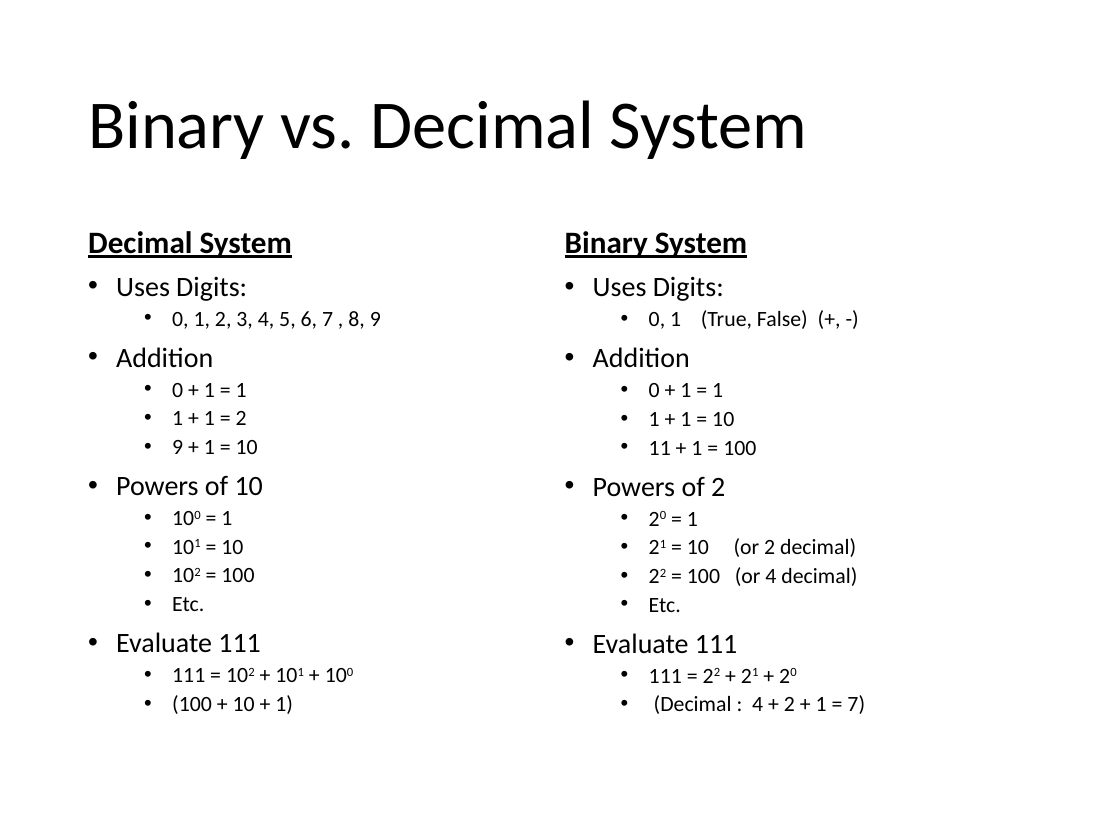
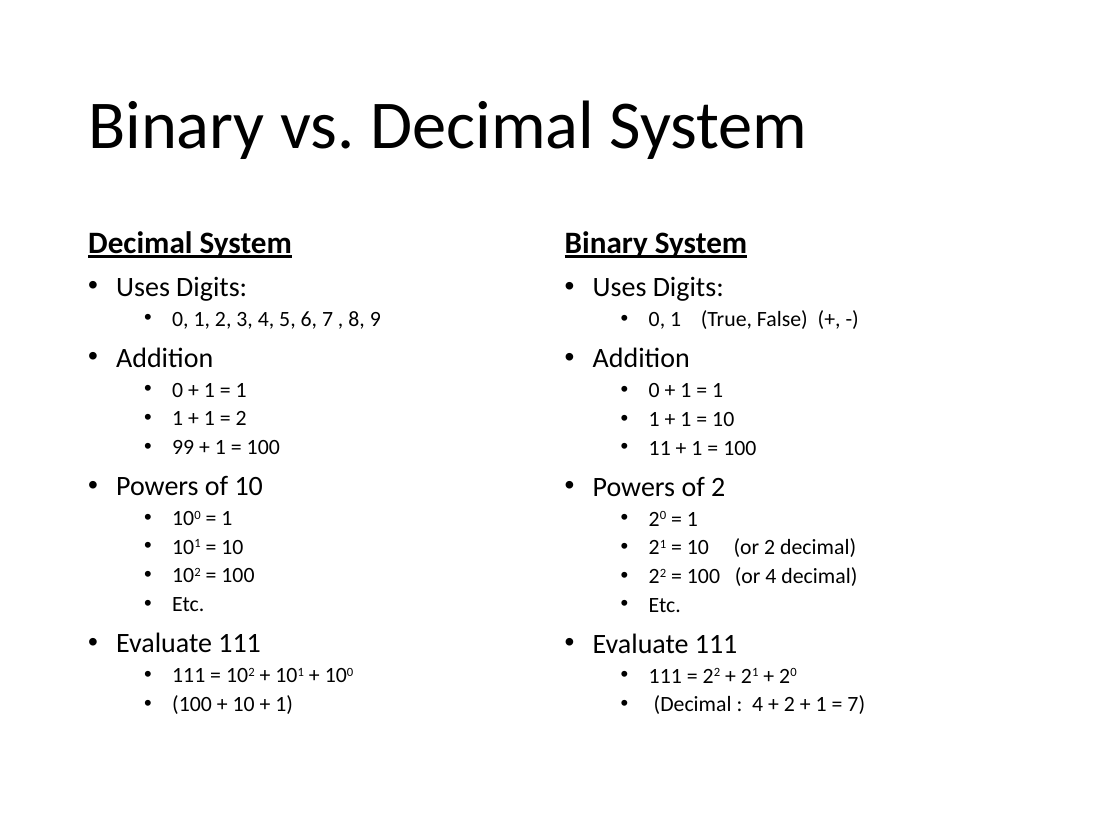
Before and after one commit to optimalcore/ICS2O0, a slide deck: slide 4 of Topic A Computer Concepts/BinaryNumbers.pptx. Drawn at 1120x840 pixels with LibreOffice and Linux fonts; fonts in the diff are those of the drawing. Boxes give left, top, right and bottom in pixels: in the first picture for what was removed or moved away, otherwise in the second. Text is boxed around its words. In the diff, an @@ line names an element or a change of style, - is before the commit and + after.

```diff
--- a/Topic A Computer Concepts/BinaryNumbers.pptx
+++ b/Topic A Computer Concepts/BinaryNumbers.pptx
@@ text at box(172, 440, 280, 454): text changed @@
-  • 9 + 1 = 10
+  • 99 + 1 = 100
```
Also in this commit, not shown: 3 other slides changed, 5 slides added, 2 slides removed.
